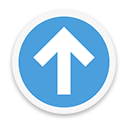
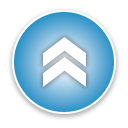
Layered file, before and after one edit (128x128). Changes by layer:
renamed "AppIcon_256px" to "箭頭 2 1 拷貝", painted on it over [left=12, top=10, right=116, bottom=114]
renamed "128" to "箭頭 2 1", showed it, painted on it over [left=12, top=10, right=116, bottom=114]
renamed "128: Shadow" to "橢圓 1", showed it, opacity 30% → 100%, painted on it over [left=8, top=8, right=120, bottom=120]
